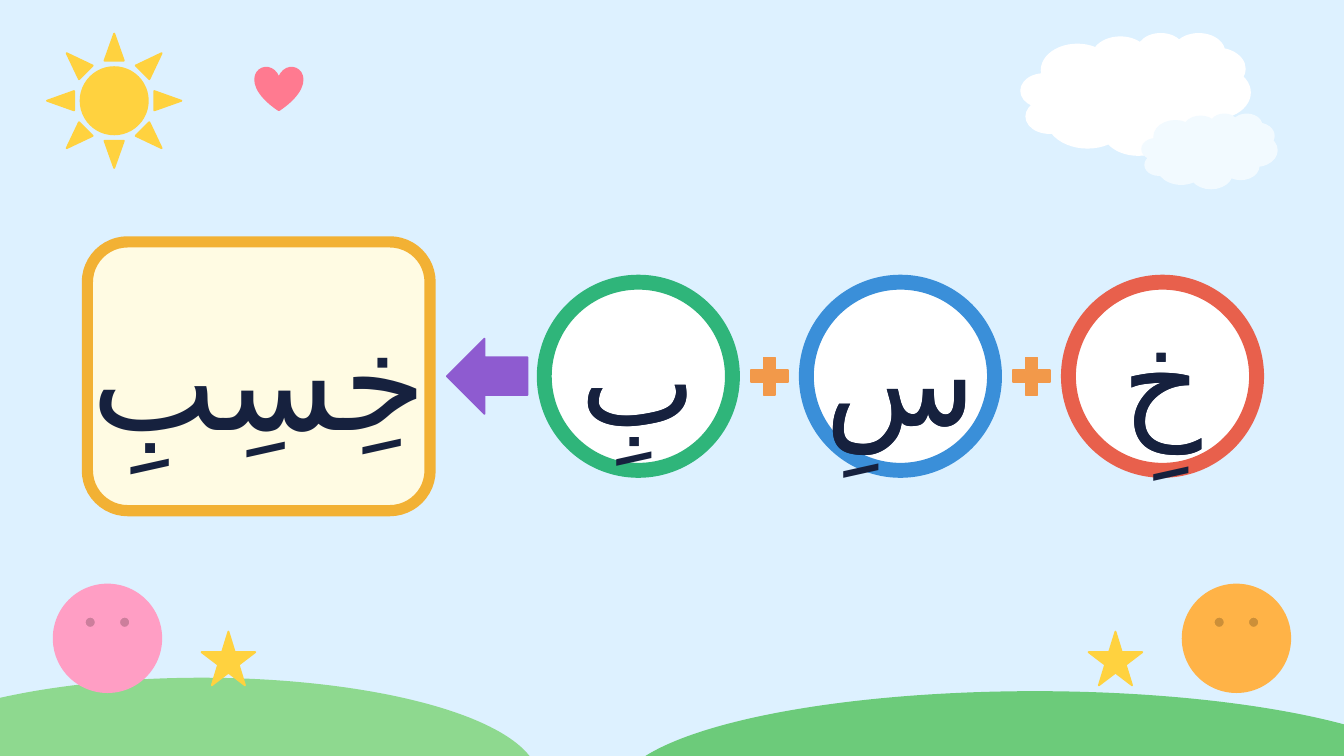
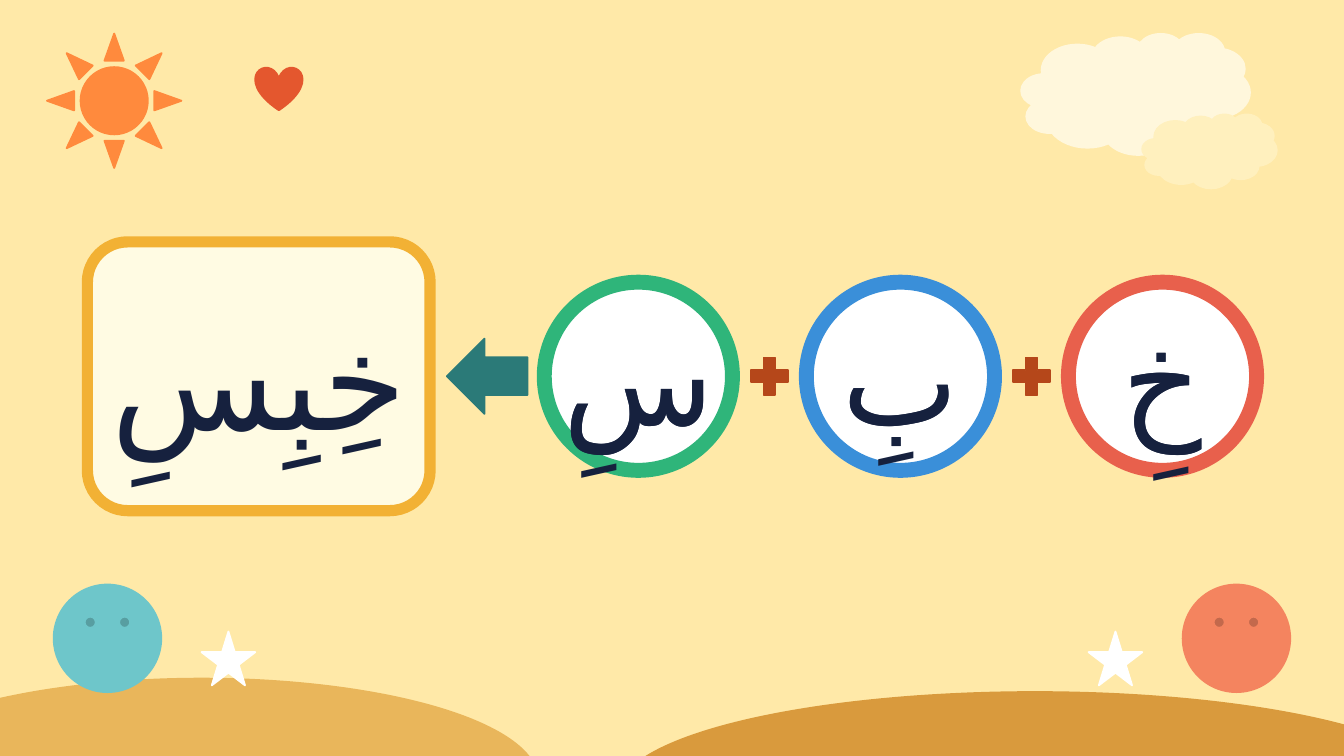
Before and after one commit to Sawaf11/-, a slide deck: slide 14 of all-letters-kasrah/02-ba-ta-tha.pptx (slide 30 before the commit). Drawn at 1344x756 pixels with LibreOffice and Linux fonts; fonts in the diff are those of the drawing. Boxes give left, top, right and bottom in pixels: in the first picture for what was removed or moved away, otherwise in the second. Text is boxed around its words. In the diff, an @@ line names an element or a change of style, - is before the commit and + after.

```diff
--- a/all-letters-kasrah/02-ba-ta-tha.pptx
+++ b/all-letters-kasrah/02-ba-ta-tha.pptx
@@ background #DDF1FF to #FFE9A8 @@
@@ sun at [47, 34, 181, 168]: fill #FFD23F to #FF8A3D; outline #FFD23F 1 pt to #FF8A3D 1 pt @@
@@ cloud at [1021, 34, 1250, 155]: fill #FFFFFF to #FFF7DC; outline #FFFFFF 1 pt to #FFF7DC 1 pt @@
@@ heart at [255, 67, 302, 110]: fill #FF7A90 to #E4572E; outline #FF7A90 1 pt to #E4572E 1 pt @@
@@ cloud at [1142, 114, 1277, 188]: fill #F2FAFF to #FFF0BE; outline #F2FAFF 1 pt to #FFF0BE 1 pt @@
@@ text at [563, 325, 713, 450]: text changed @@
-ب
+س
@@ text at [117, 357, 406, 488]: text changed @@
-خِسِبِ
+خِبِسِ
@@ left arrow at [448, 339, 528, 414]: fill #8E5BD0 to #2B7A78; outline #8E5BD0 1 pt to #2B7A78 1 pt @@
@@ plus sign at [745, 351, 796, 402]: fill #F2994A to #B5471A; outline #F2994A 1 pt to #B5471A 1 pt @@
@@ plus sign at [1007, 351, 1058, 402]: fill #F2994A to #B5471A; outline #F2994A 1 pt to #B5471A 1 pt @@
@@ text at [568, 379, 713, 486]: text changed @@
-بِ
+سِ
@@ text at [842, 384, 958, 450]: text changed @@
-س
+ب
@@ text at [866, 384, 959, 474]: text changed @@
-سِ
+بِ
@@ smiley face at [54, 585, 161, 692]: fill #FF9EC4 to #6EC6CA; outline #FF9EC4 1 pt to #6EC6CA 1 pt @@
@@ smiley face at [1183, 585, 1290, 692]: fill #FFB347 to #F4845F; outline #FFB347 1 pt to #F4845F 1 pt @@
@@ star at [202, 632, 255, 685]: fill #FFD23F to #FFFFFF; outline #FFD23F 1 pt to #FFFFFF 1 pt @@
@@ star at [1089, 632, 1142, 685]: fill #FFD23F to #FFFFFF; outline #FFD23F 1 pt to #FFFFFF 1 pt @@
@@ ellipse at [0, 679, 538, 756]: fill #8ED98F to #E9B65B; outline #8ED98F 1 pt to #E9B65B 1 pt @@
@@ ellipse at [618, 692, 1344, 756]: fill #6CCB7A to #D99A3D; outline #6CCB7A 1 pt to #D99A3D 1 pt @@
```
Also in this commit, not shown: 44 other slides changed, 21 slides added, 17 other files.
